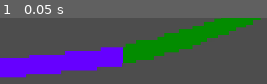
Above: before the commit, frame 1.
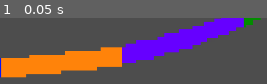
Above: after the commit, the same moment.

Repository: Annars30/GithubRepos-FINAL-project-ver1
Game: Godot game, scene res://Scenes/supernova_wave.tscn
Two runs of this game, one before a commit and one after it. Both use one fixed random seed, a clock stepped at 60 frames per second and the inputs below. This scene is started directly instead of the project's main scene.
Inputs:
- Up to frame 1 (0.05 s): no input

The runs differ from the first frame. In frame 1, 26% of the frame differs, in the area x 0-92%, y 0-91%.

Commit message:
Update supernova_wave.tscn

Diff:
--- a/Scenes/supernova_wave.tscn
+++ b/Scenes/supernova_wave.tscn
@@ -1,19 +1,44 @@
-[gd_scene load_steps=5 format=3 uid="uid://ts3yit31wyip"]
+[gd_scene load_steps=7 format=3 uid="uid://boqap7dyjdr70"]
 
-[ext_resource type="Texture2D" uid="uid://c40hhmbfn40y3" path="res://Assets/supernova_beams_waves/Supernova_waves_3color.png" id="1_pe2ol"]
-[ext_resource type="Script" uid="uid://clnauq864v6ri" path="res://Scripts/supernova_wave.gd" id="1_po6nc"]
-[ext_resource type="Texture2D" uid="uid://dyfltaur55cl7" path="res://Assets/supernova_beams_waves/Supernova_waves_6color.png" id="3_jq2m5"]
+[ext_resource type="Script" uid="uid://bdsh53ma2sqqe" path="res://Scripts/supernova_wave.gd" id="1_po6nc"]
+[ext_resource type="Texture2D" uid="uid://bvrehly40c0nu" path="res://Assets/supernova_beams_waves/Supernova_waves.png" id="2_4q8by"]
 
-[sub_resource type="CapsuleShape2D" id="CapsuleShape2D_4q8by"]
-radius = 200.0
-height = 402.0
+[sub_resource type="AtlasTexture" id="AtlasTexture_4q8by"]
+atlas = ExtResource("2_4q8by")
+region = Rect2(0, 0, 1280, 191)
 
-[node name="Supernova_wave" type="Area2D"]
+[sub_resource type="AtlasTexture" id="AtlasTexture_po6nc"]
+atlas = ExtResource("2_4q8by")
+region = Rect2(1280, 0, 1280, 191)
+
+[sub_resource type="SpriteFrames" id="SpriteFrames_4ecsb"]
+animations = [{
+"frames": [{
+"duration": 1.0,
+"texture": SubResource("AtlasTexture_4q8by")
+}, {
+"duration": 1.0,
+"texture": SubResource("AtlasTexture_po6nc")
+}],
+"loop": false,
+"name": &"wave",
+"speed": 5.0
+}]
+
+[sub_resource type="CapsuleShape2D" id="CapsuleShape2D_2vpvp"]
+radius = 220.70313
+height = 449.21875
+
+[node name="Supernova_wave" type="CharacterBody2D"]
 script = ExtResource("1_po6nc")
-sprite_list = Array[Texture2D]([ExtResource("1_pe2ol"), ExtResource("3_jq2m5")])
 
-[node name="Sprite2D" type="Sprite2D" parent="."]
-texture = ExtResource("1_pe2ol")
+[node name="AnimatedSprite2D" type="AnimatedSprite2D" parent="."]
+sprite_frames = SubResource("SpriteFrames_4ecsb")
+animation = &"wave"
+frame = 1
+frame_progress = 0.9196431
 
-[node name="CollisionShape2D" type="CollisionShape2D" parent="."]
-shape = SubResource("CapsuleShape2D_4q8by")
+[node name="CollisionShape2D" type="CollisionShape2D" parent="AnimatedSprite2D"]
+position = Vector2(-4, -145)
+scale = Vector2(2.56, 1.03628)
+shape = SubResource("CapsuleShape2D_2vpvp")
